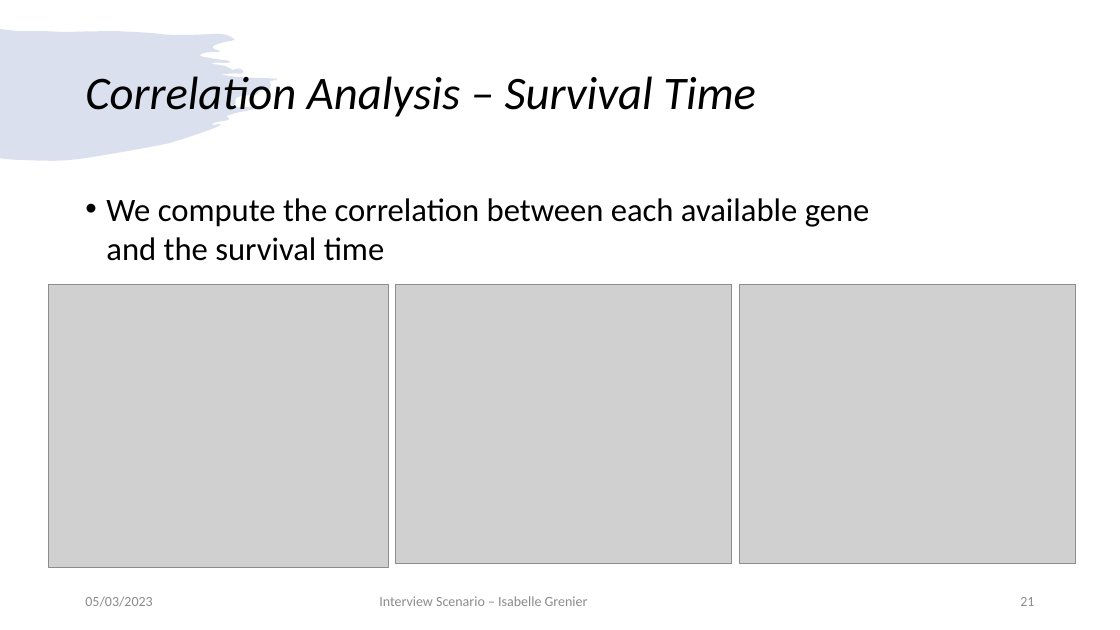
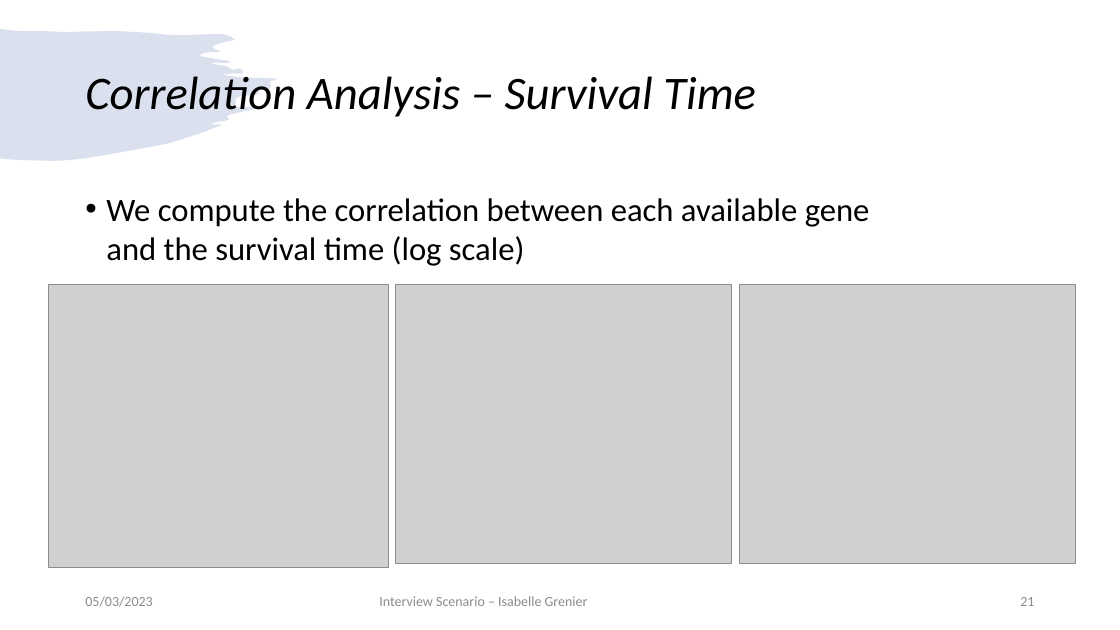
Before and after one commit to igrenier/TCGA_BRCA, a slide deck: slide 21 of presentation_05032023.pptx. Drawn at 1120x630 pixels with LibreOffice and Linux fonts; fonts in the diff are those of the drawing; grey boxes stand for pictures. Boxes give left, top, right and bottom in pixels: in the first picture for what was removed or moved away, otherwise in the second. Text is boxed around its words. In the diff, an @@ line names an element or a change of style, - is before the commit and + after.

Commit message:
switch to figures with labels for correlation

```diff
--- a/presentation_05032023.pptx
+++ b/presentation_05032023.pptx
@@ text at (106, 198, 870, 266): text changed @@
-• We compute the correlation between each available gene and the survival time
+• We compute the correlation between each available gene and the survival time (log scale)
```
Also in this commit, not shown: 2 other slides changed.
